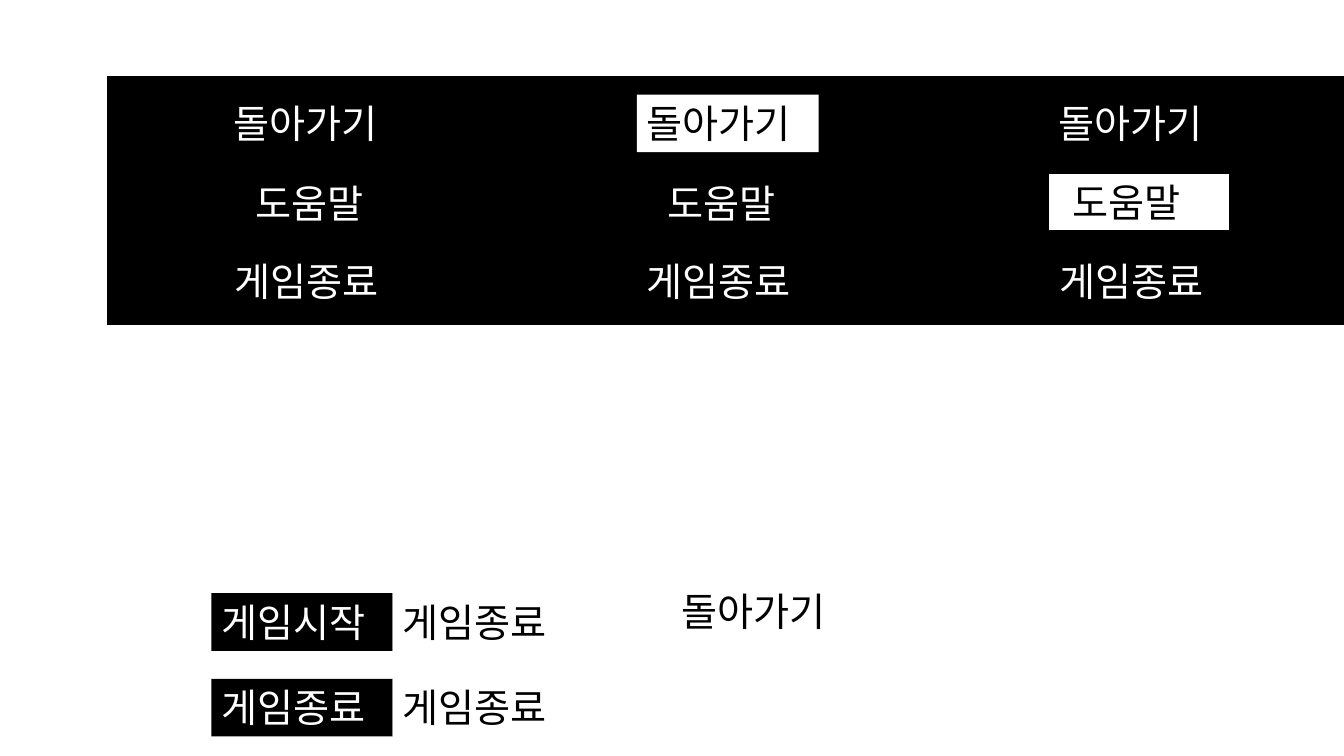
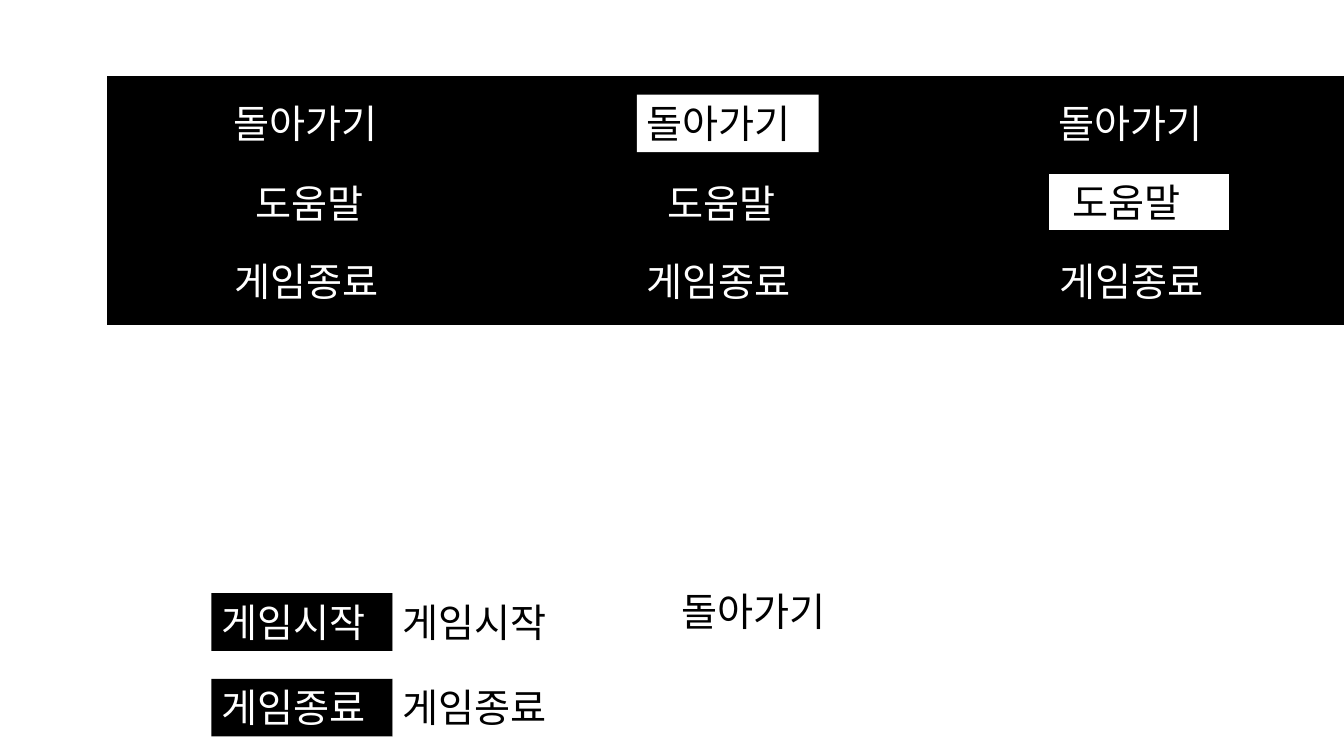
Before and after one commit to minlinea/2DGP_PROJECT, a slide deck: slide 2 of 2DGP_Project/Run&Return/이미지제작/이미지제작용.pptx. Drawn at 1344x756 pixels with LibreOffice and Linux fonts; fonts in the diff are those of the drawing. Boxes give left, top, right and bottom in pixels: in the first picture for what was removed or moved away, otherwise in the second. Text is boxed around its words. In the diff, an @@ line names an element or a change of style, - is before the commit and + after.

Commit message:
title_state 버튼 구현
game_start, game_exit 버튼 키 구현하여 클릭시 시작하도록 변경

```diff
--- a/2DGP_Project/Run&Return/이미지제작/이미지제작용.pptx
+++ b/2DGP_Project/Run&Return/이미지제작/이미지제작용.pptx
@@ text at <box>403,604,547,640</box>: text changed @@
-게임종료
+게임시작
```
Also in this commit, not shown: 3 other files.
